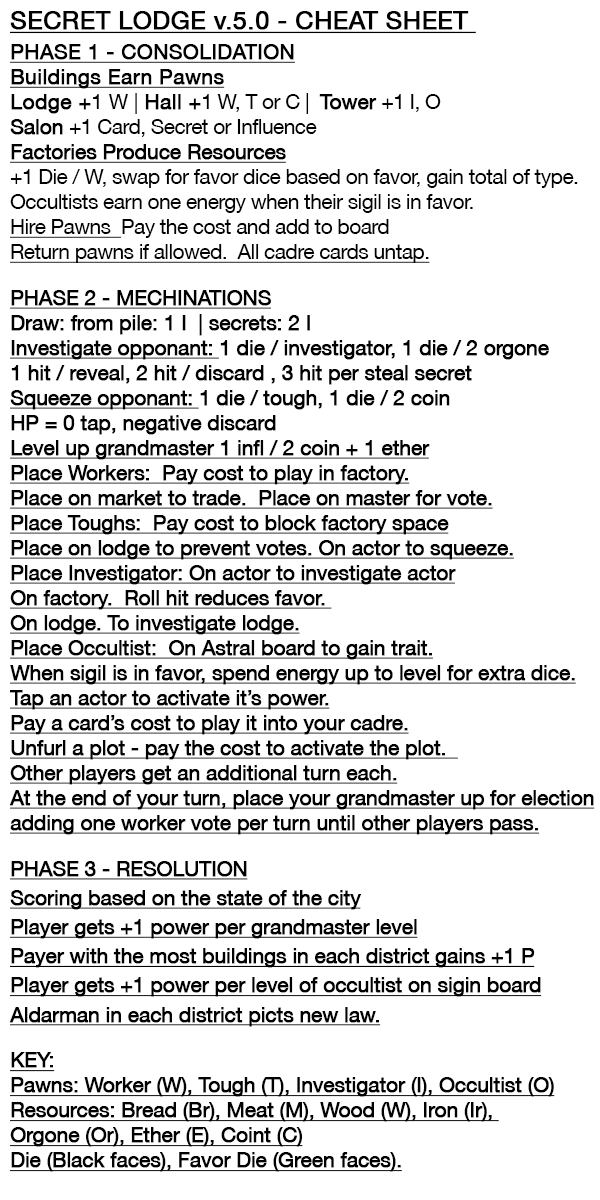
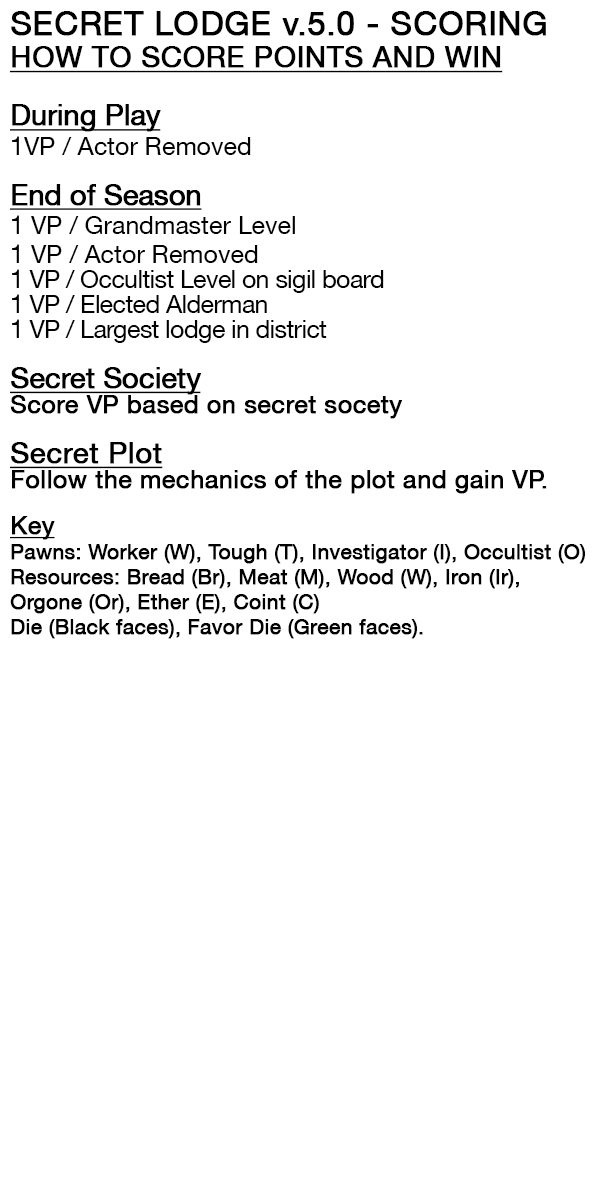
Layer changes from the first 600px x 1200px image to the second:
renamed "PHASE 1 - CONSOLIDATION Buildings Earn Pawns Lodge +1 W | Hall" to "HOW TO SCORE POINTS AND WIN During Play 1VP / Actor Removed", painted on it over [9,44,595,1172]
renamed "SECRET LODGE v.5.0 - CHEAT SHEET" to "SECRET LODGE v.5.0 - SCORING", painted on it over [10,11,546,36]
